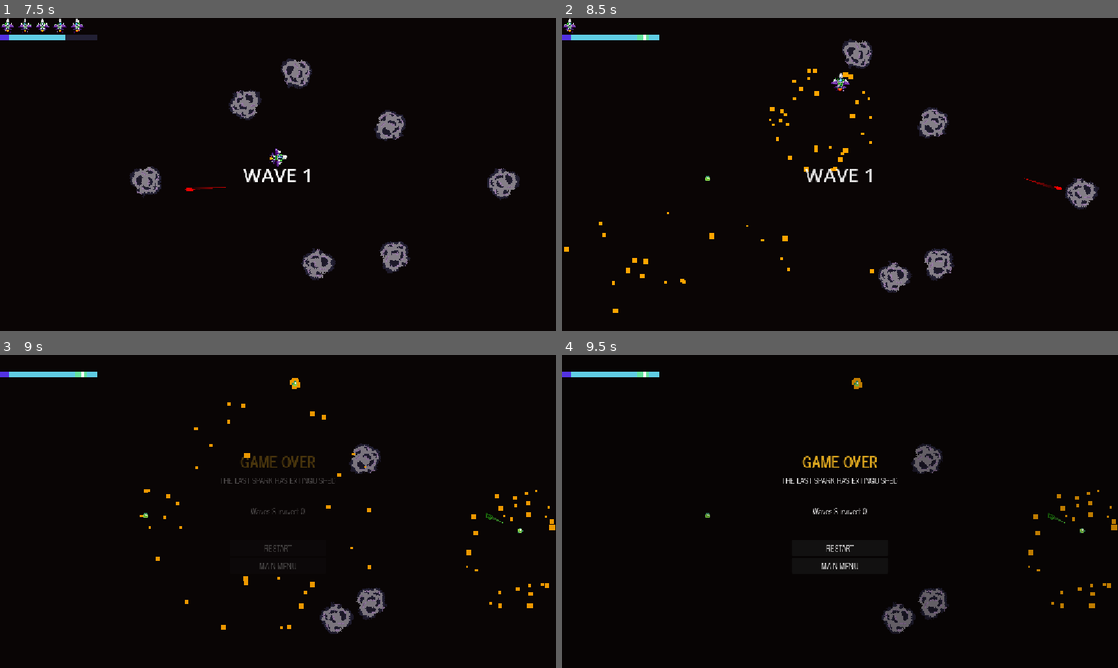
Above: before the commit, frames 1-4 (two rows, left to right).
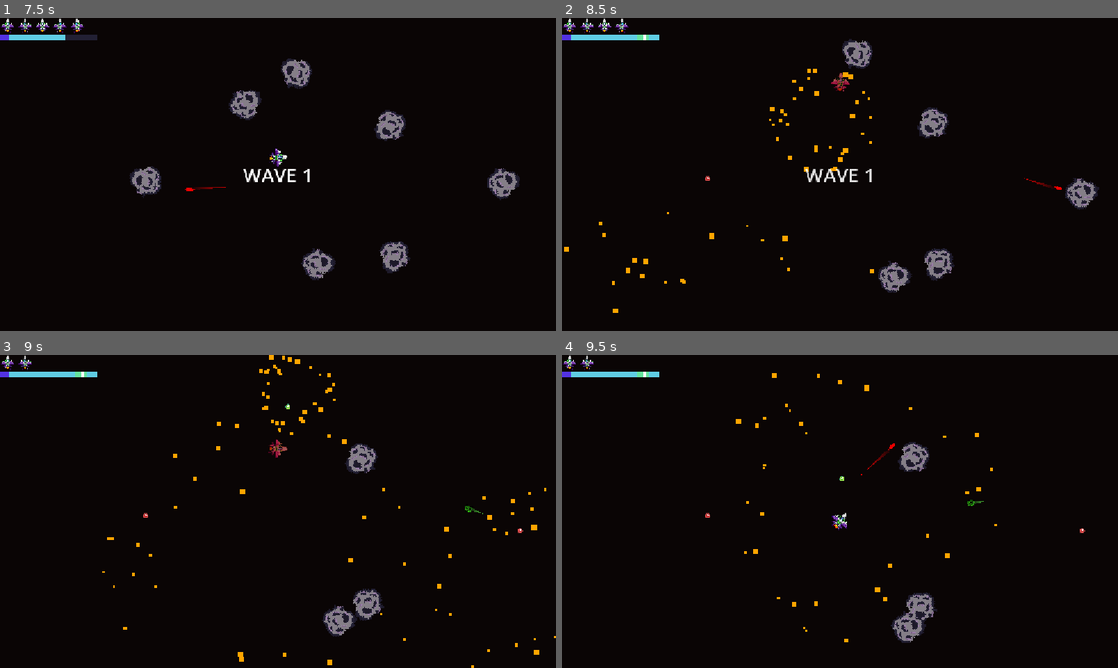
Above: after the commit, the same moments.

Repository: mvfflin/jet-shooter
Game: Godot game, scene res://scenes/opening_scene.tscn
Two runs of this game, one before a commit and one after it. Both use one fixed random seed, a clock stepped at 60 frames per second and the inputs below. Sound files missing from this copy of the repository are replaced by a short silence.
Inputs (mouse positions are in pixels of both pictures, inside the frame that each line leads up to):
- Up to frame 1 (7.5 s): tap Enter (ui_accept) at 0.5, 0.77, 1.25, 2, 4.52, 5 s; move the mouse to (400, 158) at 0.52 s; hold D (right) 0.53-1.25 s; click (400, 158) at 0.6 s; drag from (166, 190) to (250, 237) at 1.27 s; move the mouse to (333, 105) at 2.02 s; hold D (right) 2.03-2.75 s; click (333, 105) at 2.1 s; click "PLAY" at 2.75 s; drag from (250, 237) to (111, 127) at 3.52 s; move the mouse to (444, 221) at 4.27 s; hold A (left) 4.28-5 s; click (444, 221) at 4.35 s; drag from (111, 127) to (278, 174) at 5.02 s; move the mouse to (305, 174) at 5.77 s; hold S (down) 5.78-6.5 s; click (305, 174) at 5.85 s; drag from (194, 96) to (166, 190) at 6.52 s; move the mouse to (400, 158) at 7.27 s; hold W (up) from 7.28 s (still down); click (400, 158) at 7.35 s
- Up to frame 2 (8.5 s): tap Enter (ui_accept) at 7.52 s; release W (up) at 8 s; drag from (728, 190) to (856, 61) at 8.02 s
- Up to frame 3 (9 s): move the mouse to (333, 442) at 8.77 s; hold S (down) from 8.78 s (still down); click (333, 442) at 8.85 s
- Up to frame 4 (9.5 s): keep holding S (down)

Frame 1 is identical in both runs. In frame 2, 0.3% of the frame differs, in the area x 3-52%, y 0-52%; in frame 3, 3.0%; in frame 4, 3.3%, in the area x 0-100%, y 0-92%.

Commit message:
after-release-update1

Diff:
--- a/resources/upgrade/upg_damage.tres
+++ b/resources/upgrade/upg_damage.tres
@@ -1,14 +1,14 @@
 [gd_resource type="Resource" script_class="UpgradeData" format=3 uid="uid://ow4ytrd76uwp"]
 
+[ext_resource type="Texture2D" uid="uid://d1j06jju3ep4f" path="res://assets/sprites/upgrade/upg_damage.png" id="1_oraks"]
 [ext_resource type="Script" uid="uid://8ixonquhf2es" path="res://resources/upgrade_data.gd" id="1_pjnnh"]
-[ext_resource type="Texture2D" uid="uid://bn3bdqu0lmjfk" path="res://assets/sprites/ui/upg.png" id="2_icon"]
 
 [resource]
 script = ExtResource("1_pjnnh")
 id = "upg_damage"
-title = "Luthor III"
+title = "Hero"
 description = "Meningkatkan damage udah itu aja"
-icon = ExtResource("2_icon")
+icon = ExtResource("1_oraks")
 stat_name = "attack_damage"
 stat_value = 2.0
 metadata/_custom_type_script = "uid://8ixonquhf2es"
--- a/resources/upgrade/upg_fire_rate.tres
+++ b/resources/upgrade/upg_fire_rate.tres
@@ -1,14 +1,14 @@
 [gd_resource type="Resource" script_class="UpgradeData" format=3 uid="uid://c6r4lvw8e3xg2"]
 
 [ext_resource type="Script" uid="uid://8ixonquhf2es" path="res://resources/upgrade_data.gd" id="1_7sucf"]
-[ext_resource type="Texture2D" uid="uid://bn3bdqu0lmjfk" path="res://assets/sprites/ui/upg.png" id="2_icon"]
+[ext_resource type="Texture2D" uid="uid://djviuje41pbqk" path="res://assets/sprites/upgrade/upg_fire_rate.png" id="1_nijqt"]
 
 [resource]
 script = ExtResource("1_7sucf")
 id = "upg_fire_rate"
-title = "Quick One"
-description = "Meningkatkan fire rate sebesar 0.3"
-icon = ExtResource("2_icon")
+title = "Billy The Kid"
+description = "Meningkatkan fire rate senjata"
+icon = ExtResource("1_nijqt")
 stat_name = "fire_rate"
 stat_value = -0.15
 metadata/_custom_type_script = "uid://8ixonquhf2es"
--- a/resources/upgrade/upg_magnet.tres
+++ b/resources/upgrade/upg_magnet.tres
@@ -1,14 +1,14 @@
 [gd_resource type="Resource" script_class="UpgradeData" format=3 uid="uid://badog86xumgpd"]
 
+[ext_resource type="Texture2D" uid="uid://c8ts7v5klcbg8" path="res://assets/sprites/upgrade/upg_magnet_radius.png" id="1_lc4yj"]
 [ext_resource type="Script" uid="uid://8ixonquhf2es" path="res://resources/upgrade_data.gd" id="1_vo0j2"]
-[ext_resource type="Texture2D" uid="uid://bn3bdqu0lmjfk" path="res://assets/sprites/ui/upg.png" id="2_icon"]
 
 [resource]
 script = ExtResource("1_vo0j2")
 id = "upg_magnet"
-title = "EXP Hooker V2"
+title = "The Getter"
 description = "Meningkatkan jangkauan magnet exp"
-icon = ExtResource("2_icon")
+icon = ExtResource("1_lc4yj")
 stat_name = "magnet_radius"
 stat_value = 30.0
 metadata/_custom_type_script = "uid://8ixonquhf2es"
--- /dev/null
+++ b/resources/upgrade/upg_max_hp.tres
@@ -0,0 +1,14 @@
+[gd_resource type="Resource" script_class="UpgradeData" format=3 uid="uid://bo4biqbpu154t"]
+
+[ext_resource type="Texture2D" uid="uid://3rbc3a17oaep" path="res://assets/sprites/upgrade/upg_max_hp.png" id="1_p7mnw"]
+[ext_resource type="Script" uid="uid://8ixonquhf2es" path="res://resources/upgrade_data.gd" id="1_rx6dn"]
+
+[resource]
+script = ExtResource("1_rx6dn")
+id = "upg_max_hp"
+title = "Babalu Aye"
+description = "Meningkatkan max hp player, juga ngeheal"
+icon = ExtResource("1_p7mnw")
+stat_name = "max_hp"
+stat_value = 5.0
+metadata/_custom_type_script = "uid://8ixonquhf2es"
--- /dev/null
+++ b/resources/upgrade/upg_movement_speed.tres
@@ -0,0 +1,14 @@
+[gd_resource type="Resource" script_class="UpgradeData" format=3 uid="uid://dgx4bvu0ipn0"]
+
+[ext_resource type="Texture2D" uid="uid://dr27w41smhf8s" path="res://assets/sprites/upgrade/upg_movement_speed.png" id="1_c0xer"]
+[ext_resource type="Script" uid="uid://8ixonquhf2es" path="res://resources/upgrade_data.gd" id="1_l7s7n"]
+
+[resource]
+script = ExtResource("1_l7s7n")
+id = "upg_movement_speed"
+title = "Hermes"
+description = "Meningkatkan kecepatan gerak player"
+icon = ExtResource("1_c0xer")
+stat_name = "move_speed"
+stat_value = 80.0
+metadata/_custom_type_script = "uid://8ixonquhf2es"
--- a/resources/upgrade/upg_weapon_bomb.tres
+++ b/resources/upgrade/upg_weapon_bomb.tres
@@ -1,14 +1,14 @@
 [gd_resource type="Resource" script_class="UpgradeData" format=3 uid="uid://b7kh5csobmayg"]
 
 [ext_resource type="Script" uid="uid://8ixonquhf2es" path="res://resources/upgrade_data.gd" id="1_au4c7"]
-[ext_resource type="Texture2D" uid="uid://bn3bdqu0lmjfk" path="res://assets/sprites/ui/upg.png" id="2_icon"]
+[ext_resource type="Texture2D" uid="uid://bukno0qyy815q" path="res://assets/sprites/upgrade/upg_weapon_bomb.png" id="1_knfr5"]
 
 [resource]
 script = ExtResource("1_au4c7")
 id = "upg_weapon_bomb"
-title = "R3ZE"
+title = "M.B.G"
 description = "Peluru bisa meledak BOOOM"
-icon = ExtResource("2_icon")
+icon = ExtResource("1_knfr5")
 category = 1
 stat_name = "attack_damage"
 stat_value = 1.5
--- a/resources/upgrade/upg_weapon_chain.tres
+++ b/resources/upgrade/upg_weapon_chain.tres
@@ -1,14 +1,14 @@
 [gd_resource type="Resource" script_class="UpgradeData" format=3 uid="uid://daqijgp4wtbbp"]
 
+[ext_resource type="Texture2D" uid="uid://douyxvoxxx1po" path="res://assets/sprites/upgrade/upg_weapon_chain.png" id="1_mk6d5"]
 [ext_resource type="Script" uid="uid://8ixonquhf2es" path="res://resources/upgrade_data.gd" id="1_p8b53"]
-[ext_resource type="Texture2D" uid="uid://bn3bdqu0lmjfk" path="res://assets/sprites/ui/upg.png" id="2_icon"]
 
 [resource]
 script = ExtResource("1_p8b53")
 id = "upg_weapon_chain"
-title = "YaKa"
+title = "Uzumaki"
 description = "Peluru bisa menyerang 5 musuh sekaligus dalam radius"
-icon = ExtResource("2_icon")
+icon = ExtResource("1_mk6d5")
 category = 1
 weapon_type = 3
 metadata/_custom_type_script = "uid://8ixonquhf2es"
--- a/resources/upgrade/upg_weapon_ice.tres
+++ b/resources/upgrade/upg_weapon_ice.tres
@@ -1,14 +1,14 @@
 [gd_resource type="Resource" script_class="UpgradeData" format=3 uid="uid://eg1jrn0p05mr"]
 
+[ext_resource type="Texture2D" uid="uid://dgdxu72kuip55" path="res://assets/sprites/upgrade/upg_weapon_ice.png" id="1_aopl8"]
 [ext_resource type="Script" uid="uid://8ixonquhf2es" path="res://resources/upgrade_data.gd" id="1_aovbb"]
-[ext_resource type="Texture2D" uid="uid://bn3bdqu0lmjfk" path="res://assets/sprites/ui/upg.png" id="2_icon"]
 
 [resource]
 script = ExtResource("1_aovbb")
 id = "upg_weapon_ice"
-title = "HOTH"
+title = "Yuki Onna"
 description = "Peluru dingin yang slow lawan seperti admin"
-icon = ExtResource("2_icon")
+icon = ExtResource("1_aopl8")
 category = 1
 weapon_type = 2
 metadata/_custom_type_script = "uid://8ixonquhf2es"
--- a/resources/upgrade/upg_weapon_laser.tres
+++ b/resources/upgrade/upg_weapon_laser.tres
@@ -1,14 +1,14 @@
 [gd_resource type="Resource" script_class="UpgradeData" format=3 uid="uid://durr6ad37lbqh"]
 
 [ext_resource type="Script" uid="uid://8ixonquhf2es" path="res://resources/upgrade_data.gd" id="1_i4ao5"]
-[ext_resource type="Texture2D" uid="uid://bn3bdqu0lmjfk" path="res://assets/sprites/ui/upg.png" id="2_icon"]
+[ext_resource type="Texture2D" uid="uid://c81qbco2owykl" path="res://assets/sprites/upgrade/upg_weapon_laser.png" id="1_qngy7"]
 
 [resource]
 script = ExtResource("1_i4ao5")
 id = "upg_weapon_laser"
-title = "LASER X-3000"
+title = "Deus Ex Machina"
 description = "Peluru menjadi beam laser"
-icon = ExtResource("2_icon")
+icon = ExtResource("1_qngy7")
 category = 1
 weapon_type = 5
 metadata/_custom_type_script = "uid://8ixonquhf2es"
--- a/resources/upgrade/upg_weapon_spread.tres
+++ b/resources/upgrade/upg_weapon_spread.tres
@@ -1,14 +1,14 @@
 [gd_resource type="Resource" script_class="UpgradeData" format=3 uid="uid://d2i7covhw8xxx"]
 
 [ext_resource type="Script" uid="uid://8ixonquhf2es" path="res://resources/upgrade_data.gd" id="1_8i1gs"]
-[ext_resource type="Texture2D" uid="uid://bn3bdqu0lmjfk" path="res://assets/sprites/ui/upg.png" id="2_icon"]
+[ext_resource type="Texture2D" uid="uid://66dyw6nc2tj7" path="res://assets/sprites/upgrade/upg_weapon_spread.png" id="1_lslg7"]
 
 [resource]
 script = ExtResource("1_8i1gs")
 id = "upg_weapon_spread"
-title = "WEA Multi-Barrel"
+title = "Apollo"
 description = "Peluru menyebar menjadi 5"
-icon = ExtResource("2_icon")
+icon = ExtResource("1_lslg7")
 category = 1
 weapon_type = 1
 metadata/_custom_type_script = "uid://8ixonquhf2es"
--- /dev/null
+++ b/scenes/entities/hporb/hporb.tscn
@@ -0,0 +1,19 @@
+[gd_scene format=3 uid="uid://ctjnse5y236sg"]
+
+[ext_resource type="Script" uid="uid://dxalr17r0r3ig" path="res://scripts/entities/hporb/hporb.gd" id="1_ve83d"]
+[ext_resource type="Texture2D" uid="uid://dr8o7u43kwjjl" path="res://assets/sprites/entities/hp/hp.png" id="2_ve83d"]
+
+[sub_resource type="CircleShape2D" id="CircleShape2D_yck6r"]
+radius = 5.8309517
+
+[node name="Hporb" type="Area2D" unique_id=168632553]
+collision_layer = 8
+script = ExtResource("1_ve83d")
+
+[node name="Sprite2D" type="Sprite2D" parent="." unique_id=1242453801]
+position = Vector2(-8.6426735e-07, 0.5)
+scale = Vector2(0.75000006, 0.8125)
+texture = ExtResource("2_ve83d")
+
+[node name="CollisionShape2D" type="CollisionShape2D" parent="." unique_id=63449784]
+shape = SubResource("CircleShape2D_yck6r")
--- a/scenes/main.tscn
+++ b/scenes/main.tscn
@@ -21,6 +21,8 @@
 [ext_resource type="Resource" uid="uid://eg1jrn0p05mr" path="res://resources/upgrade/upg_weapon_ice.tres" id="14_dp3eg"]
 [ext_resource type="Resource" uid="uid://durr6ad37lbqh" path="res://resources/upgrade/upg_weapon_laser.tres" id="15_0ld40"]
 [ext_resource type="Script" uid="uid://c54ot0wa6u2wh" path="res://scripts/managers/juice_manager.gd" id="16_muem4"]
+[ext_resource type="Resource" uid="uid://bo4biqbpu154t" path="res://resources/upgrade/upg_max_hp.tres" id="20_vxglm"]
+[ext_resource type="Resource" uid="uid://dgx4bvu0ipn0" path="res://resources/upgrade/upg_movement_speed.tres" id="21_2f3dj"]
 [ext_resource type="Texture2D" uid="uid://bx0kqo8vxvnut" path="res://assets/sprites/entities/player/player1.png" id="22_og1vs"]
 [ext_resource type="PackedScene" uid="uid://dsyn0k8ch35nx" path="res://scenes/ui/dialog_box.tscn" id="24_2wyq8"]
 [ext_resource type="Shader" uid="uid://cjtn5ssqls2ds" path="res://shaders/glitch.gdshader" id="24_y6deb"]
@@ -54,7 +56,7 @@
 
 [node name="UpgradeManager" type="Node" parent="." unique_id=617744825 node_paths=PackedStringArray("level_up_label")]
 script = ExtResource("6_85g3d")
-upgrade_pool = Array[ExtResource("7_choun")]([ExtResource("8_ya4ey"), ExtResource("9_eb6dy"), ExtResource("10_eb6dy"), ExtResource("11_trceg"), ExtResource("12_jbj1t"), ExtResource("13_muem4"), ExtResource("14_dp3eg"), ExtResource("15_0ld40")])
+upgrade_pool = Array[ExtResource("7_choun")]([ExtResource("8_ya4ey"), ExtResource("9_eb6dy"), ExtResource("10_eb6dy"), ExtResource("11_trceg"), ExtResource("12_jbj1t"), ExtResource("13_muem4"), ExtResource("14_dp3eg"), ExtResource("15_0ld40"), ExtResource("20_vxglm"), ExtResource("21_2f3dj")])
 level_up_label = NodePath("../CanvasLayer/LevelUpLabel")
 
 [node name="JuiceManager" type="Node" parent="." unique_id=2021704181]
--- a/scenes/ui/hud.tscn
+++ b/scenes/ui/hud.tscn
@@ -23,6 +23,7 @@
 
 [node name="EnergyBar" type="TextureProgressBar" parent="PlayerStatsPanel" unique_id=1112503709]
 custom_minimum_size = Vector2(0, 10)
+custom_maximum_size = Vector2(200, -1)
 layout_mode = 2
 nine_patch_stretch = true
 texture_under = ExtResource("2_bo48s")
--- a/scenes/ui/upgrade_card.tscn
+++ b/scenes/ui/upgrade_card.tscn
@@ -32,6 +32,7 @@
 [node name="TextureRect" type="TextureRect" parent="MarginContainer/VBoxContainer" unique_id=1012862548]
 custom_minimum_size = Vector2(160, 120)
 layout_mode = 2
+expand_mode = 1
 metadata/_edit_lock_ = true
 
 [node name="Description" type="Label" parent="MarginContainer/VBoxContainer" unique_id=590851980]
--- a/scripts/autoload/data_manager.gd
+++ b/scripts/autoload/data_manager.gd
@@ -25,7 +25,7 @@
 # Progression Stats
 var current_level: int = 1
 var current_xp: int = 0
-var xp_to_next_level: int = 100
+var xp_to_next_level: int = 10
 var waves_survived: int = 0
 
 # Multi-Weapon Trait System & Progression Tracking
@@ -111,6 +111,15 @@
 
 	xp_changed.emit(current_xp, xp_to_next_level)
 
+func add_hp(amount: int) -> void:
+	if current_hp >= max_hp:
+		return
+
+	current_hp = min(current_hp + amount, max_hp)
+	print("DEBUGLOG DataManager: Tambah HP +", amount, " | Total: ", current_hp, "/", xp_to_next_level)
+
+	hp_changed.emit(current_hp, max_hp)
+
 func add_energy(amount: float) -> void:
 	if current_energy >= max_energy: return
 
--- a/scripts/entities/aliens/alien_base.gd
+++ b/scripts/entities/aliens/alien_base.gd
@@ -3,6 +3,7 @@
 
 @export var data: AlienData
 @export var xp_orb_scene: PackedScene = preload("res://scenes/entities/xporb/xporb.tscn")
+@export var hp_orb_scene: PackedScene = preload("res://scenes/entities/hporb/hporb.tscn")
 @export var take_damage_sfx: AudioStream = preload("res://assets/sounds/sfx/take_damage.wav")
 
 var current_hp: float = 1.0
@@ -129,6 +130,7 @@
 
 	print("DEBUGLOG Alien: Alien mati di posisi ", global_position)
 	_spawn_xp_orb()
+	_try_spawn_hp()
 	queue_free()
 
 func _spawn_xp_orb() -> void:
@@ -139,6 +141,13 @@
 			orb.xp_amount = data.xp_value
 
 		get_parent().call_deferred("add_child", orb)
+
+func _try_spawn_hp() -> void:
+	if randf() <= 0.03:
+		if hp_orb_scene:
+			var hp_orb = hp_orb_scene.instantiate()
+			hp_orb.global_position = global_position
+			get_parent().call_deferred("add_child", hp_orb)
 
 func apply_slow(slow_factor: float, duration: float) -> void:
 	if not data: return
--- a/scripts/entities/asteroids/asteroids.gd
+++ b/scripts/entities/asteroids/asteroids.gd
@@ -13,6 +13,7 @@
 @export var small_asteroid_scene: PackedScene
 @export var alien_base_scene: PackedScene = preload("res://scenes/entities/aliens/alien_base.tscn")
 @export var xp_orb_scene: PackedScene = preload("res://scenes/entities/xporb/xporb.tscn")
+@export var hp_orb_scene: PackedScene = preload("res://scenes/entities/hporb/hporb.tscn")
 @export var skitter_script: Script = preload("res://scripts/entities/aliens/skitter.gd")
 @export var explosion: AudioStream = preload("res://assets/sounds/sfx/ring_swift.wav")
 
@@ -87,6 +88,7 @@
 			get_parent().call_deferred("add_child", sub_ast)
 
 	_try_spawn_alien()
+	_try_spawn_hp()
 	queue_free()
 
 func _spawn_burst(amount: int, color: Color, scale_factor: float) -> void:
@@ -152,3 +154,10 @@
 			alien.data = chosen_data
 			alien.global_position = global_position
 			get_parent().call_deferred("add_child", alien)
+
+func _try_spawn_hp() -> void:
+	if randf() <= 0.8:
+		if hp_orb_scene:
+			var hp_orb = hp_orb_scene.instantiate()
+			hp_orb.global_position = global_position
+			get_parent().call_deferred("add_child", hp_orb)
--- /dev/null
+++ b/scripts/entities/hporb/hporb.gd
@@ -0,0 +1,57 @@
+class_name HPOrb
+extends Area2D
+
+@export var hp_amount: int = 1
+@export var move_speed: float = 300.0
+@export var magnet_radius: float = 120.0
+@export var exp: AudioStream = preload("res://assets/sounds/sfx/exp.wav")
+
+var player: Node2D = null
+var is_collecting: float = false
+
+func _ready() -> void:
+	print("DEBUGLOG HPOrb: _ready() dipanggil di posisi ", global_position)
+	player = get_tree().get_first_node_in_group("Player")
+
+	# Connect signal ketika player masuk ke area magnet/orb
+	body_entered.connect(_on_body_entered)
+	area_entered.connect(_on_area_entered)
+
+func _physics_process(delta: float) -> void:
+	if not is_instance_valid(player):
+		return
+
+	var dist = global_position.distance_to(player.global_position)
+
+	# Fitur magnet XP: Menyedot ke arah player jika sudah dekat
+	if dist <= magnet_radius:
+		var dir = (player.global_position - global_position).normalized()
+		global_position += dir * move_speed * delta
+
+func _on_body_entered(body: Node2D) -> void:
+	if body.is_in_group("Player"):
+		_collect()
+
+func _on_area_entered(area: Area2D) -> void:
+	# Cek jika HitboxArea milik Player yang menyentuh Orb
+	if area.owner and area.owner.is_in_group("Player"):
+		_collect()
+
+func _collect() -> void:
+	if is_collecting: return
+	is_collecting = true
+
+	print("DEBUGLOG HPOrb: TERAMBIL oleh Player! Memberikan hp: ", hp_amount)
+
+	AudioManager.play_sfx(exp)
+
+	# Tambahkan hp ke DataManager
+	if DataManager and DataManager.has_method("add_hp"):
+		DataManager.add_hp(hp_amount)
+	elif DataManager and "current_hp" in DataManager:
+		DataManager.current_hp += hp_amount
+		print("DEBUGLOG DataManager: hp Sekarang = ", DataManager.current_hp)
+	else:
+		print("WARNING HPOrb: DataManager tidak memiliki metode/properti hp!")
+
+	queue_free()
--- a/scripts/entities/player/player.gd
+++ b/scripts/entities/player/player.gd
@@ -5,6 +5,7 @@
 var time_since_last_shot: float = 0.0
 var can_shoot: bool = true
 var is_dead: bool = false
+var is_invincible: bool = false # Status kebal
 
 @export var bullet_scene: PackedScene = preload("res://scenes/entities/bullet/bullet.tscn")
 @export var laser_scene: PackedScene = preload("res://scenes/entities/bullet/laser_beam.tscn")
@@ -14,6 +15,7 @@
 @export var shoot_sfx: AudioStream = preload("res://assets/sounds/sfx/shoot.wav")
 @export var scan_samples: int = 12
 @export var scan_radius: float = 200.0
+@export var invincibility_duration: float = 0.5
 
 func _ready() -> void:
 	add_to_group("Player")
@@ -219,7 +221,7 @@
 	get_parent().add_child(projectile)
 
 func take_damage(amount: float) -> void:
-	if is_dead or not DataManager: return
+	if is_dead or is_invincible or not DataManager: return
 
 	DataManager.current_hp -= amount
 	print("DEBUGLOG Player: Terkena damage ", amount, " | Sisa HP: ", DataManager.current_hp)
@@ -227,19 +229,47 @@
 	DataManager.hp_changed.emit(DataManager.current_hp, DataManager.max_hp)
 
 	AudioManager.play_sfx(take_damage_sfx)
-	_play_damage_flash()
 
 	if DataManager.current_hp <= 0:
 		is_dead = true
 		_trigger_game_over()
-
-func _play_damage_flash() -> void:
+	else:
+		_trigger_invincibility()
+
+func _trigger_invincibility() -> void:
+	is_invincible = true
+
+	var collision_shape = get_node_or_null("CollisionShape2D")
+	if collision_shape:
+		collision_shape.set_deferred("disabled", true)
+
+	_play_damage_flash(invincibility_duration)
+
+	await get_tree().create_timer(invincibility_duration).timeout
+
+	is_invincible = false
+	if collision_shape:
+		collision_shape.set_deferred("disabled", false)
+
+func _play_damage_flash(duration: float) -> void:
 	var sprite = get_node_or_null("Sprite2D")
 	if not sprite: return
 
-	var tween = create_tween()
-	sprite.modulate = Color.RED
-	tween.tween_property(sprite, "modulate", Color.WHITE, 0.25).set_trans(Tween.TRANS_SINE)
+	var flash_color = Color(3.5, 0.2, 0.2, 1.0)
+	var transparent_color = Color(1.0, 1.0, 1.0, 0.15)
+
+	var cycle_duration = 0.05
+	var loop_count = max(1, int(duration / cycle_duration))
+
+	var tween = create_tween().set_loops(loop_count)
+
+	tween.tween_property(sprite, "modulate", flash_color, cycle_duration * 0.4)
+	tween.tween_property(sprite, "modulate", transparent_color, cycle_duration * 0.6)
+
+	tween.finished.connect(func():
+		if is_instance_valid(sprite):
+			sprite.modulate = Color.WHITE
+	)
 
 func _trigger_game_over() -> void:
 	print("DEBUGLOG Player: HP habis! Game Over.")
Binary file added: assets/sprites/entities/hp/hp.png
Not shown, added: assets/sprites/entities/hp/hp.png.import
Binary file added: assets/sprites/upgrade/upg_damage.png
Not shown, added: assets/sprites/upgrade/upg_damage.png.import
Binary file added: assets/sprites/upgrade/upg_fire_rate.png
Not shown, added: assets/sprites/upgrade/upg_fire_rate.png.import
Binary file added: assets/sprites/upgrade/upg_magnet_radius.png
Not shown, added: assets/sprites/upgrade/upg_magnet_radius.png.import
Binary file added: assets/sprites/upgrade/upg_max_hp.png
Not shown, added: assets/sprites/upgrade/upg_max_hp.png.import
Binary file added: assets/sprites/upgrade/upg_movement_speed.png
Not shown, added: assets/sprites/upgrade/upg_movement_speed.png.import
(and 11 more such lines)
